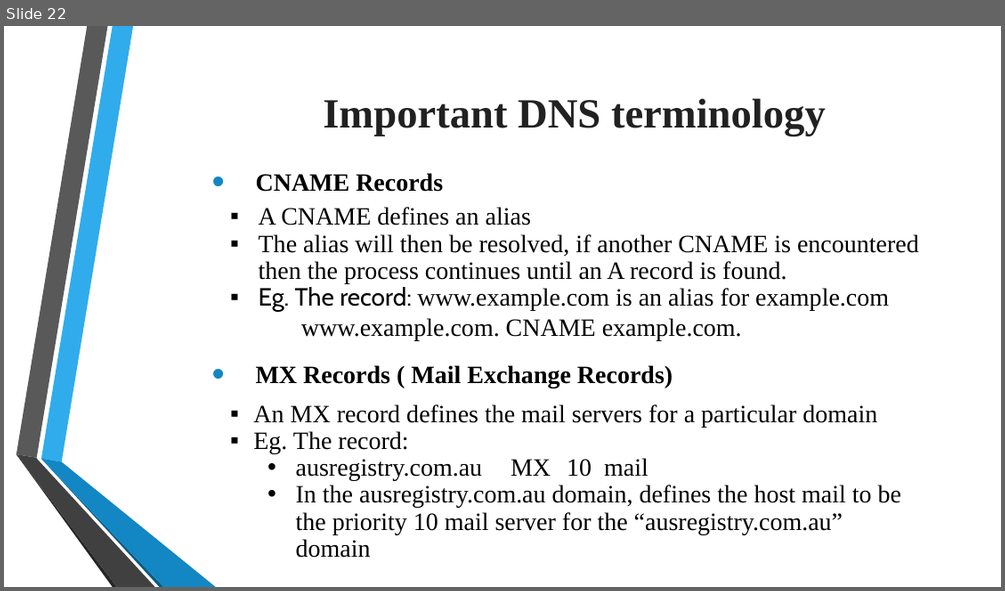
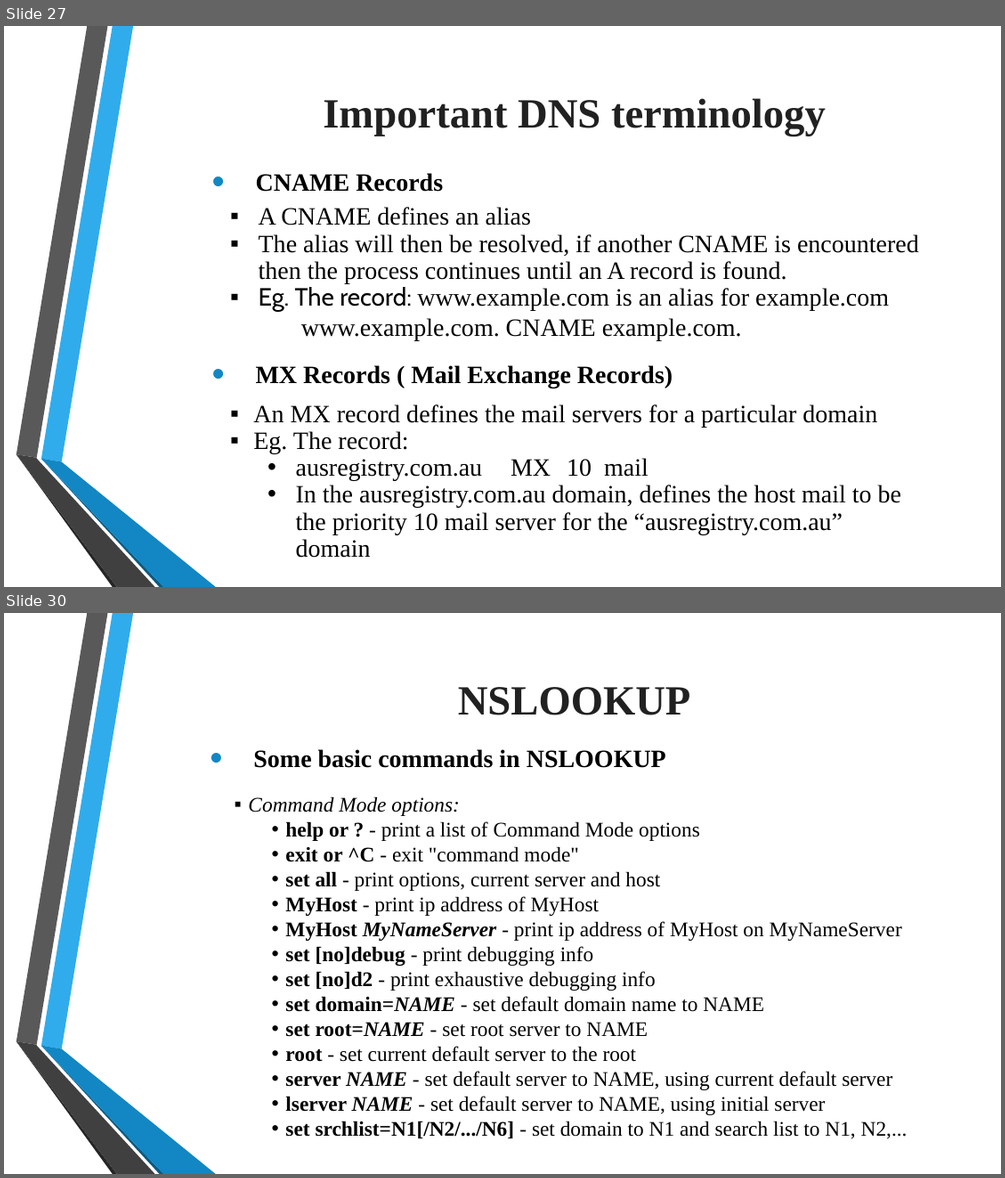
Before and after one commit to tiendatdk3493/Tai_Lieu, a slide deck: Domain Name System (DNS).pptx. Shown one above the other, each under a label of ours: slide 22 before the commit, slides 27 and 30 after it; the slides between them are not shown. The pictures are 1005x591 and 1005x1178 pixels, drawn with LibreOffice and Linux fonts; fonts in the diff are those of the drawing; background and template pictures are left out. Boxes give left, top, right and bottom in pixels: in the first picture for what was removed or moved away, otherwise in the second. Text is boxed around its words. In the diff, an @@ line names an element or a change of style, - is before the commit and + after.

```diff
--- a/Domain Name System (DNS).pptx
+++ b/Domain Name System (DNS).pptx
@@ slide 30 added at [4,613,1001,1174], background picture (left out); not listed: 6 template elements that a slide beside it also shows @@
@@ text added at [458,687,691,715], 40 pt, text #212121, bold @@
+  NSLOOKUP
@@ text added at [253,749,666,768], 24 pt, text #000000, bold @@
+  • Some basic commands in NSLOOKUP
@@ text added at [248,796,907,1139], 20 pt, text #000000 @@
+▪ Command Mode options:
+  • help or ? - print a list of Command Mode options
+  • exit or ^C - exit "command mode"
+  • set all - print options, current server and host
+  • MyHost - print ip address of MyHost
+  • MyHost MyNameServer - print ip address of MyHost on MyNameServer
+  • set [no]debug - print debugging info
+  • set [no]d2 - print exhaustive debugging info
+  • set domain=NAME - set default domain name to NAME
+  • set root=NAME - set root server to NAME
+  • root - set current default server to the root
+  • server NAME - set default server to NAME, using current default server
+  • lserver NAME - set default server to NAME, using initial server
+  • set srchlist=N1[/N2/.../N6] - set domain to N1 and search list to N1, N2,...
@@ what was slide 22 is now slide 27 @@
```
Also in this commit, not shown: 5 slides changed, 12 other slides added, 2 slides removed.
